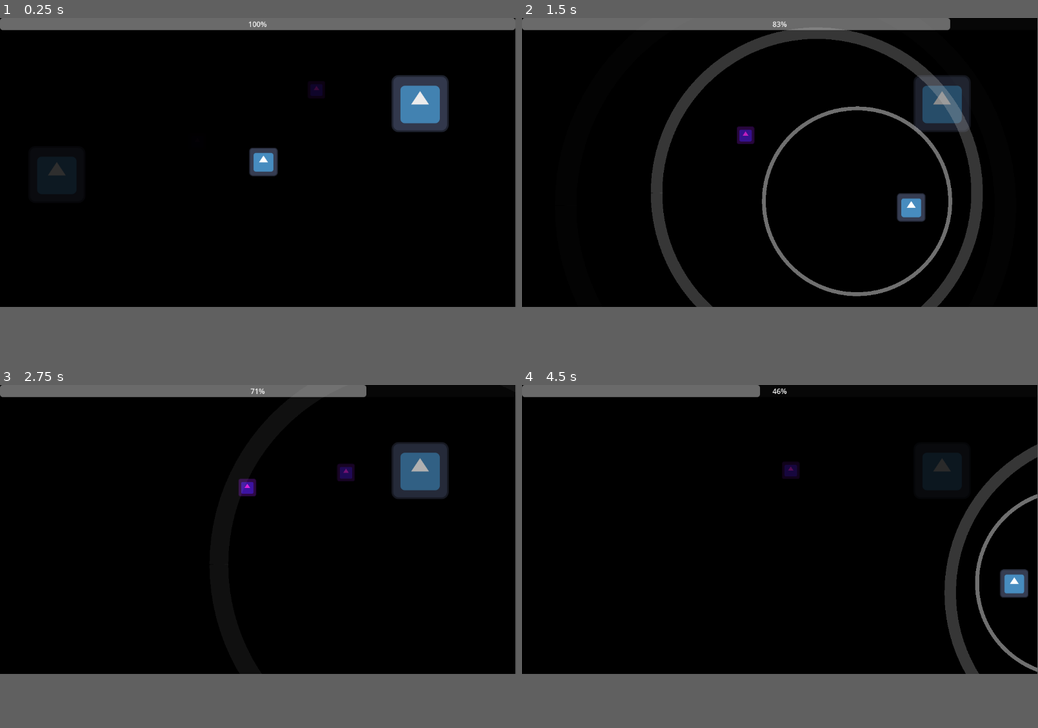
Above: before the commit, frames 1-4 (two rows, left to right).
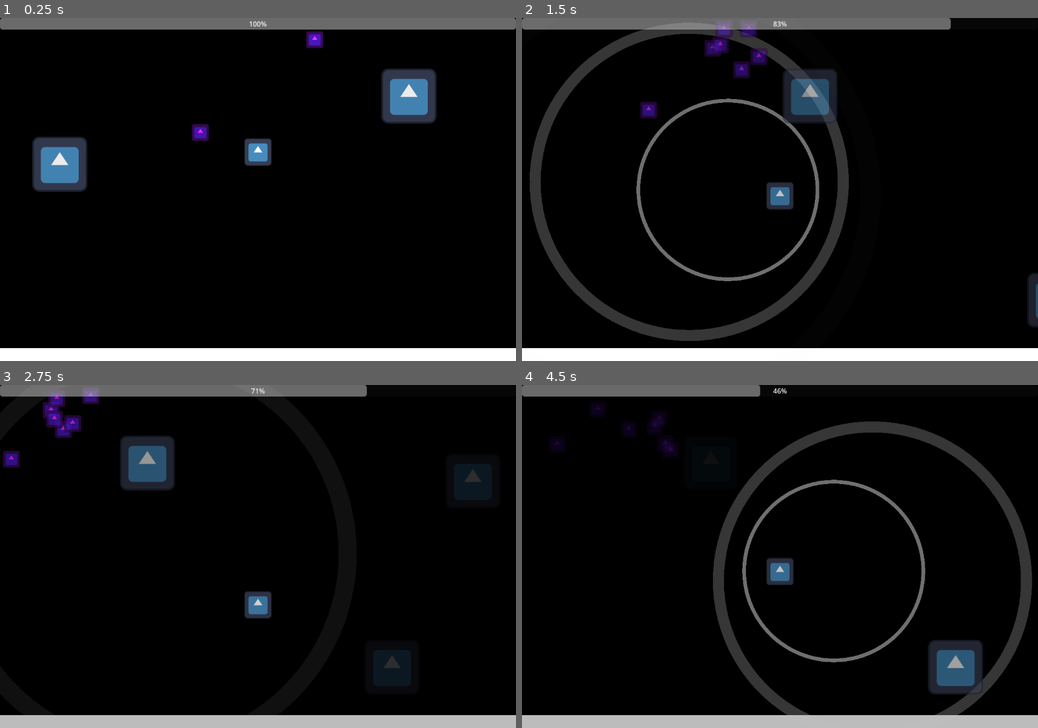
Above: after the commit, the same moments.

Repository: TannerHamilton123/echo
Game: Godot game, scene res://level1.tscn
Two runs of this game, one before a commit and one after it. Both use one fixed random seed, a clock stepped at 60 frames per second and the inputs below. Before the commit the project starts from res://test.tscn. The engine's default icon, where the game draws it, is replaced by a stand-in: a white triangle on a blue panel in a dark square.
Inputs:
- Up to frame 1 (0.25 s): no input
- Up to frame 2 (1.5 s): tap Enter (ui_accept) at 0.5, 0.77, 1.07 s; hold Right (ui_right) 0.53-1.28 s; hold Down (ui_down) from 1.28 s (still down)
- Up to frame 3 (2.75 s): tap Enter (ui_accept) at 1.52, 1.82 s; release Down (ui_down) at 2.03 s; hold Right (ui_right) from 2.03 s (still down)
- Up to frame 4 (4.5 s): release Right (ui_right) at 2.78 s; hold Up (ui_up) 2.78-3.53 s; tap Enter (ui_accept) at 3.02, 3.32, 3.77, 4.07 s; hold Left (ui_left) from 3.53 s (still down)
In our replay, the window is 799x449 before the commit and 800x533 after it. These sizes can differ from the game's own. Grey fills any space a smaller window leaves; there, only what the larger window draws over its background counts as a difference.

The runs differ from the first frame. In frame 1, 8.5% of the frame differs, in the area x 0-100%, y 0-100%; in frame 2, 21%; in frame 3, 10%; in frame 4, 16%.

Commit message:
camera following and boundary controls

Diff:
--- /dev/null
+++ b/camera_2d.gd
@@ -0,0 +1,19 @@
+extends Camera2D
+var min_pos
+var max_pos
+
+# Called when the node enters the scene tree for the first time.
+func _ready() -> void:
+	position.y = 410
+	position.x = 600
+	min_pos = 600 - 50
+	max_pos = $"../walls/right".position.x - 1200/2.0 + 50
+	print(position)
+
+func _process(delta: float) -> void:
+	position.x = $"../echo".position.x
+	if position.x < min_pos:
+		position.x = min_pos
+	if position.x > max_pos:
+		position.x = max_pos
+	print(position)
--- a/darkness.gd
+++ b/darkness.gd
@@ -8,7 +8,7 @@
 
 # Called every frame. 'delta' is the elapsed time since the previous frame.
 func _process(delta: float) -> void:
-	for child in get_parent().get_children():
+	for child in get_parent().find_child("entities").get_children():
 		if child.is_in_group("food"):
 			child.modulate.a -= 0.005
 	pass
--- a/echo.tscn
+++ b/echo.tscn
@@ -1,13 +1,18 @@
-[gd_scene load_steps=4 format=3 uid="uid://cnca0ob13tppr"]
+[gd_scene load_steps=5 format=3 uid="uid://cnca0ob13tppr"]
 
 [ext_resource type="Script" uid="uid://bk8w2a3ehrpxq" path="res://echo.gd" id="1_0twx3"]
 [ext_resource type="Texture2D" uid="uid://cp7fbr0bsrtco" path="res://icon.svg" id="2_1ob1v"]
+
+[sub_resource type="RectangleShape2D" id="RectangleShape2D_0twx3"]
 
 [sub_resource type="CircleShape2D" id="CircleShape2D_bqtsb"]
 radius = 36.221542
 
 [node name="echo" type="CharacterBody2D"]
 script = ExtResource("1_0twx3")
+
+[node name="CollisionShape2D" type="CollisionShape2D" parent="."]
+shape = SubResource("RectangleShape2D_0twx3")
 
 [node name="Sprite2D" type="Sprite2D" parent="."]
 scale = Vector2(0.5, 0.5)
--- a/fly.gd
+++ b/fly.gd
@@ -1,7 +1,7 @@
 extends CharacterBody2D
 
 
-const SPEED = Vector2(50.0,0)
+const SPEED = Vector2(100.0,0)
 const JUMP_VELOCITY = -400.0
 var direction : float = 0
 var energy = 20
--- a/fly.tscn
+++ b/fly.tscn
@@ -18,6 +18,7 @@
 texture = ExtResource("2_qarim")
 
 [node name="change_direction" type="Timer" parent="."]
+wait_time = 0.5
 autostart = true
 
 [connection signal="timeout" from="change_direction" to="." method="_on_change_direction_timeout"]
--- /dev/null
+++ b/level1.tscn
@@ -0,0 +1,88 @@
+[gd_scene load_steps=8 format=3 uid="uid://byawpb0ek6yqb"]
+
+[ext_resource type="Script" uid="uid://debocpeqmpfxq" path="res://camera_2d.gd" id="1_crycw"]
+[ext_resource type="PackedScene" uid="uid://cnca0ob13tppr" path="res://echo.tscn" id="1_v8kj3"]
+[ext_resource type="PackedScene" uid="uid://cw5nmj5ijrjl" path="res://UI.tscn" id="2_crycw"]
+[ext_resource type="Script" uid="uid://devirujbnwiuj" path="res://darkness.gd" id="3_i2041"]
+[ext_resource type="PackedScene" uid="uid://chfg0mx3ps4oe" path="res://fly.tscn" id="4_xy4tn"]
+[ext_resource type="PackedScene" uid="uid://ciegsr5n0yki8" path="res://fruit.tscn" id="5_usj0q"]
+
+[sub_resource type="WorldBoundaryShape2D" id="WorldBoundaryShape2D_8uh7m"]
+
+[node name="Node2D" type="Node2D"]
+
+[node name="Camera2D" type="Camera2D" parent="."]
+visible = false
+script = ExtResource("1_crycw")
+
+[node name="echo" parent="." instance=ExtResource("1_v8kj3")]
+position = Vector2(589, 294)
+
+[node name="CanvasLayer" type="CanvasLayer" parent="."]
+
+[node name="UI" parent="CanvasLayer" instance=ExtResource("2_crycw")]
+
+[node name="walls" type="StaticBody2D" parent="."]
+
+[node name="bottom" type="CollisionShape2D" parent="walls"]
+position = Vector2(527, 779)
+shape = SubResource("WorldBoundaryShape2D_8uh7m")
+
+[node name="left" type="CollisionShape2D" parent="walls"]
+position = Vector2(0, 360)
+rotation = 1.5707964
+shape = SubResource("WorldBoundaryShape2D_8uh7m")
+
+[node name="right" type="CollisionShape2D" parent="walls"]
+position = Vector2(2000, 360)
+rotation = -1.5707964
+shape = SubResource("WorldBoundaryShape2D_8uh7m")
+
+[node name="top" type="CollisionShape2D" parent="walls"]
+position = Vector2(527, 25)
+rotation = 3.1415927
+shape = SubResource("WorldBoundaryShape2D_8uh7m")
+
+[node name="ColorRect" type="ColorRect" parent="walls"]
+offset_left = -1000.0
+offset_top = 780.0
+offset_right = 9000.0
+offset_bottom = 830.0
+
+[node name="darkness" type="Node" parent="."]
+script = ExtResource("3_i2041")
+
+[node name="entities" type="Node" parent="."]
+
+[node name="fly" parent="entities" instance=ExtResource("4_xy4tn")]
+position = Vector2(429, 277)
+
+[node name="fly2" parent="entities" instance=ExtResource("4_xy4tn")]
+position = Vector2(695, 161)
+
+[node name="fly3" parent="entities" instance=ExtResource("4_xy4tn")]
+position = Vector2(695, 161)
+
+[node name="fly4" parent="entities" instance=ExtResource("4_xy4tn")]
+position = Vector2(695, 161)
+
+[node name="fly5" parent="entities" instance=ExtResource("4_xy4tn")]
+position = Vector2(695, 161)
+
+[node name="fly6" parent="entities" instance=ExtResource("4_xy4tn")]
+position = Vector2(695, 161)
+
+[node name="fly7" parent="entities" instance=ExtResource("4_xy4tn")]
+position = Vector2(695, 161)
+
+[node name="fruit" parent="entities" instance=ExtResource("5_usj0q")]
+position = Vector2(128, 351)
+
+[node name="fruit3" parent="entities" instance=ExtResource("5_usj0q")]
+position = Vector2(1697, 234)
+
+[node name="fruit4" parent="entities" instance=ExtResource("5_usj0q")]
+position = Vector2(1509, 668)
+
+[node name="fruit2" parent="entities" instance=ExtResource("5_usj0q")]
+position = Vector2(940, 192)
--- a/project.godot
+++ b/project.godot
@@ -19,6 +19,11 @@
 
 Global="*res://Global.gd"
 
+[display]
+
+window/size/viewport_width=1200
+window/size/viewport_height=800
+
 [global_group]
 
 food=""
--- a/screech.gd
+++ b/screech.gd
@@ -37,7 +37,9 @@
 
 
 func _on_area_2d_body_entered(body: Node2D) -> void:
-	var transparency = lerp(0.0,1.0, area_radius / max_radius)
+	if body.name == "echo":
+		pass
+	var transparency = lerp(1.0,0.0,(area_radius / 3 / max_radius))
 	body.modulate.a = transparency
-	print(body.name)
+
 	pass # Replace with function body.
--- a/test.tscn
+++ /dev/null
@@ -1,47 +0,0 @@
-[gd_scene load_steps=7 format=3 uid="uid://byawpb0ek6yqb"]
-
-[ext_resource type="PackedScene" uid="uid://cnca0ob13tppr" path="res://echo.tscn" id="1_37kl0"]
-[ext_resource type="PackedScene" uid="uid://cw5nmj5ijrjl" path="res://UI.tscn" id="2_8uh7m"]
-[ext_resource type="PackedScene" uid="uid://chfg0mx3ps4oe" path="res://fly.tscn" id="3_6uqi0"]
-[ext_resource type="PackedScene" uid="uid://ciegsr5n0yki8" path="res://fruit.tscn" id="4_ppyta"]
-[ext_resource type="Script" uid="uid://devirujbnwiuj" path="res://darkness.gd" id="5_ykrsh"]
-
-[sub_resource type="WorldBoundaryShape2D" id="WorldBoundaryShape2D_8uh7m"]
-
-[node name="Node2D" type="Node2D"]
-
-[node name="echo" parent="." instance=ExtResource("1_37kl0")]
-position = Vector2(589, 294)
-
-[node name="CanvasLayer" type="CanvasLayer" parent="."]
-
-[node name="UI" parent="CanvasLayer" instance=ExtResource("2_8uh7m")]
-
-[node name="walls" type="StaticBody2D" parent="."]
-
-[node name="CollisionShape2D" type="CollisionShape2D" parent="walls"]
-position = Vector2(527, 641)
-shape = SubResource("WorldBoundaryShape2D_8uh7m")
-
-[node name="CollisionShape2D2" type="CollisionShape2D" parent="walls"]
-position = Vector2(527, 25)
-rotation = 3.1415927
-shape = SubResource("WorldBoundaryShape2D_8uh7m")
-
-[node name="fly" parent="." instance=ExtResource("3_6uqi0")]
-modulate = Color(1, 1, 1, 0.09411765)
-position = Vector2(428, 277)
-
-[node name="fly2" parent="." instance=ExtResource("3_6uqi0")]
-modulate = Color(1, 1, 1, 0.29411766)
-position = Vector2(694, 161)
-
-[node name="fruit" parent="." instance=ExtResource("4_ppyta")]
-modulate = Color(1, 1, 1, 0.25490198)
-position = Vector2(127, 351)
-
-[node name="fruit2" parent="." instance=ExtResource("4_ppyta")]
-position = Vector2(939, 192)
-
-[node name="darkness" type="Node" parent="."]
-script = ExtResource("5_ykrsh")
Not shown, added: camera_2d.gd.uid
